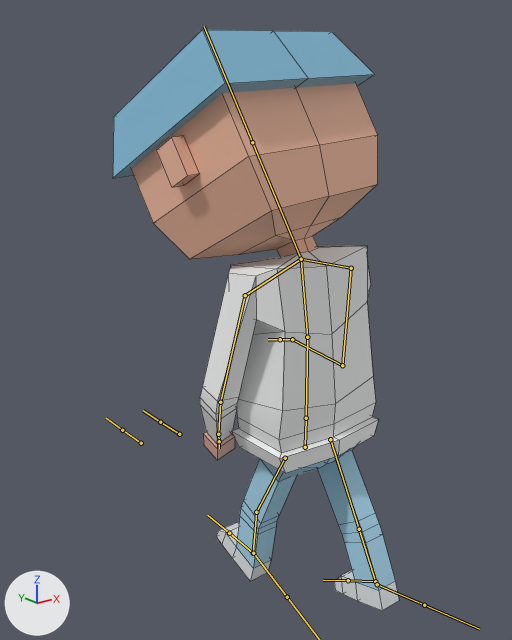
One commit to the FBX model Assets/Resources/PhotonPrefabs/doctorModel.fbx: the scene before it, then after it.
Camera for both pictures: a camera (50 mm lens) standing at (-1.058, -1.1, 1.177) and looking at (-0.071, 0.133, 0.684). The axes (+X, +Y, +Z) are drawn at lower left. The lights are the same throughout. Both versions are drawn at frame 90 of the action 'Armature.002|Talk 2'; the numbers are the values there. The bones that bend it are drawn over the model as lines. Mesh edges are drawn as thin lines.

Names of what the first picture shows: 'Doctor'.
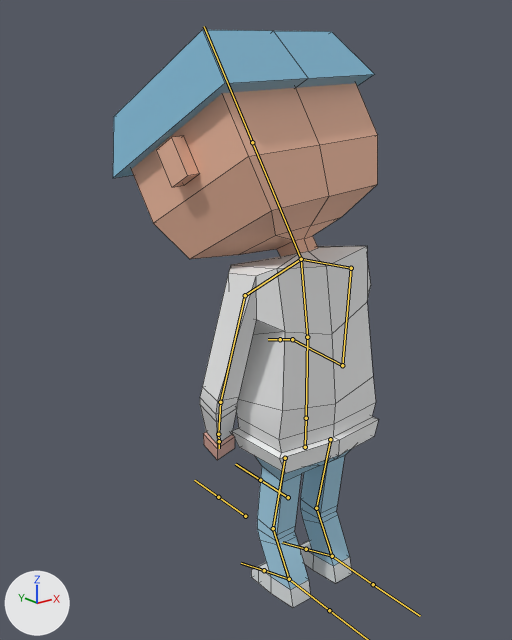
Pixel boxes (x1, y1, x2, y2) of what changed, in the pictures (512 x 640 px):
'Doctor', posed (7% narrower)
    before: (113, 30, 399, 611)
    after: (113, 30, 379, 608)
bone 'Upper Leg.L', root to tip
    before: (285, 458) to (256, 512)
    after: (285, 458) to (273, 528)
bone 'Lower Leg.L', root to tip
    before: (256, 512) to (253, 553)
    after: (273, 528) to (289, 579)
bone 'Foot.L', root to tip
    before: (253, 553) to (229, 533)
    after: (289, 579) to (264, 570)
bone 'Upper Leg.R', root to tip
    before: (330, 439) to (359, 529)
    after: (330, 439) to (316, 508)
bone 'Lower Leg.R', root to tip
    before: (359, 529) to (375, 581)
    after: (316, 508) to (332, 556)
bone 'Foot.R', root to tip
    before: (375, 581) to (348, 580)
    after: (332, 556) to (306, 549)

The change in detail:
Bone 'Upper Leg.L' (bone_upper_leg_l) turns from (23, 1, 1) to (8, 1, -1) degrees about its own x, y and z.
Bone 'Lower Leg.L' (bone_lower_leg_l) turns from (-15, 0, 0) to (-33, 0, 0) degrees about its own x, y and z.
Bone 'Foot.L' (bone_foot_l) turns from (13, -1, 1) to (25, 0, 1) degrees about its own x, y and z.
Bone 'Upper Leg.R' (bone_upper_leg_r) turns from (-34, 1, 1) to (8, 1, -1) degrees about its own x, y and z.
Bone 'Lower Leg.R' (bone_lower_leg_r) turns from (8, 0, 0) to (-33, 0, 0) degrees about its own x, y and z.
Bone 'Foot.R' (bone_foot_r) turns from (15, -1, 0) to (25, 0, 1) degrees about its own x, y and z.
